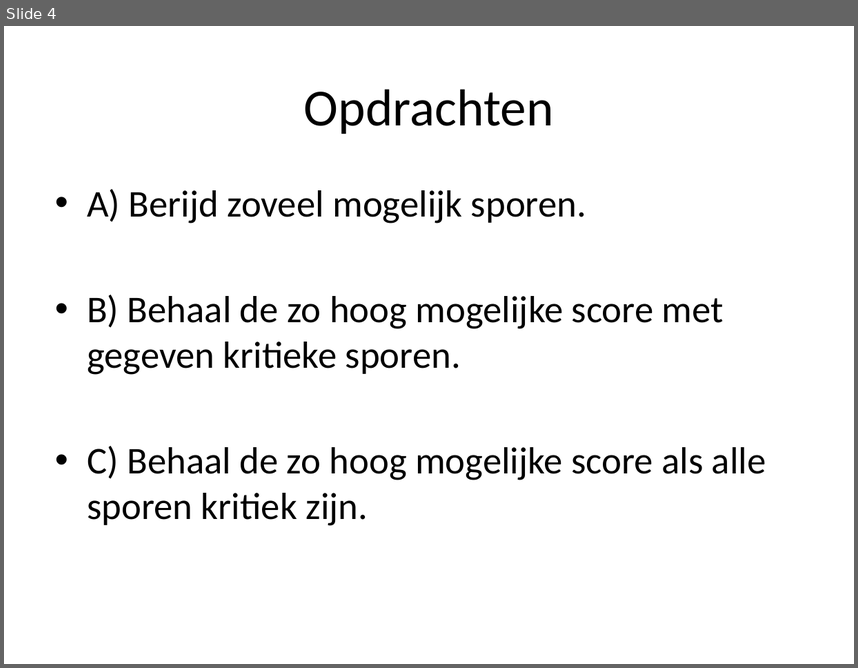
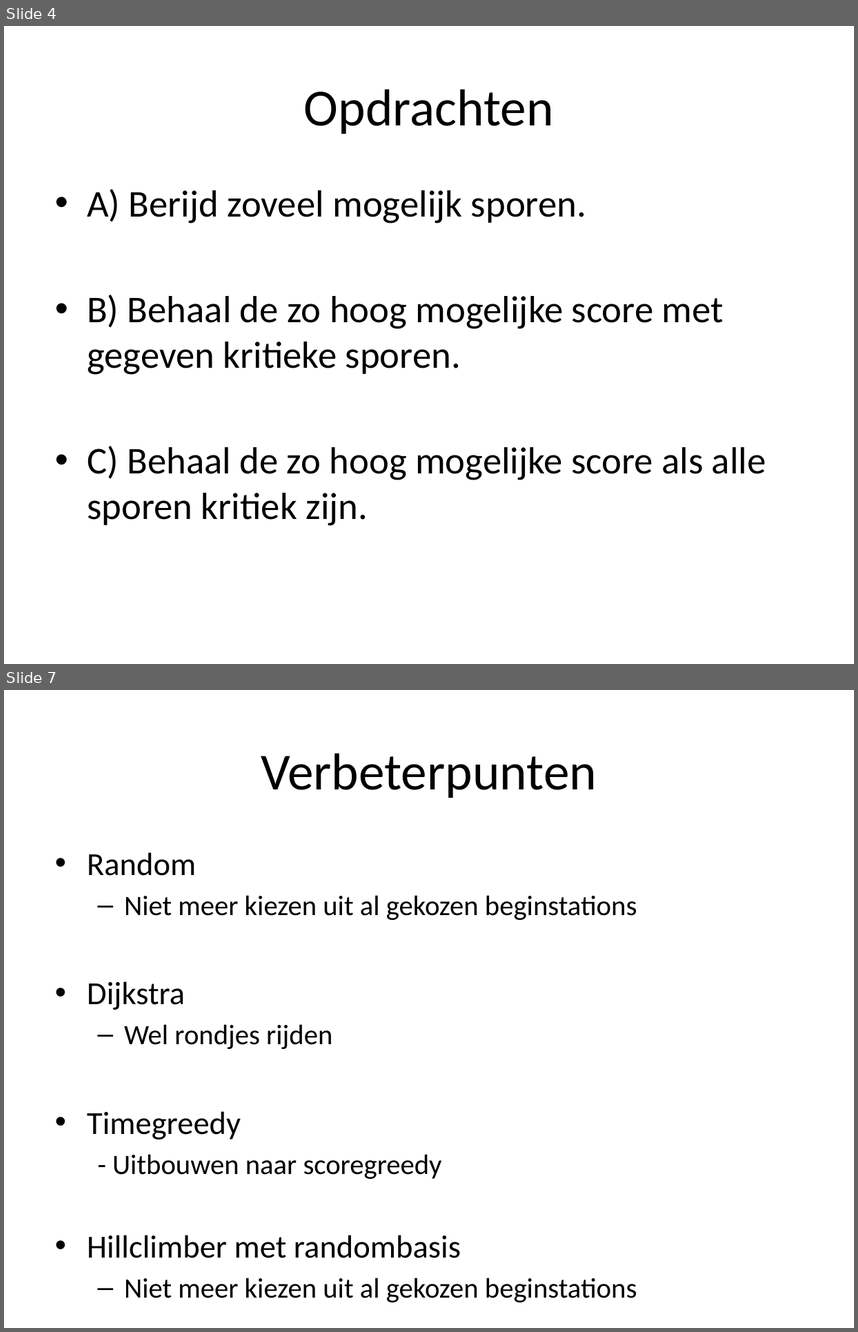
Before and after one commit to joosthintzen40/railNL, a slide deck: Presentaties/RailNL_week7.pptx. Shown one above the other, each under a label of ours: slide 4 before the commit, slides 4 and 7 after it; the slides between them are not shown. The pictures are 858x668 and 858x1332 pixels, drawn with LibreOffice and Linux fonts; fonts in the diff are those of the drawing; background and template pictures are left out. Boxes give left, top, right and bottom in pixels: in the first picture for what was removed or moved away, otherwise in the second. Text is boxed around its words. In the diff, an @@ line names an element or a change of style, - is before the commit and + after.

```diff
--- a/Presentaties/RailNL_week7.pptx
+++ b/Presentaties/RailNL_week7.pptx
@@ slide 7 added at box(4, 690, 854, 1328), background picture (left out) @@
@@ title added at box(261, 753, 597, 798), 44 pt, text #000000 @@
+Verbeterpunten
@@ text added at box(87, 852, 637, 1302), 23.8 pt, text #000000 @@
+• Random
+  – Niet meer kiezen uit al gekozen beginstations
+• Dijkstra
+  – Wel rondjes rijden
+• Timegreedy
+  - Uitbouwen naar scoregreedy
+• Hillclimber met randombasis
+  – Niet meer kiezen uit al gekozen beginstations
```
Also in this commit, not shown: 4 slides changed, 2 other files.
